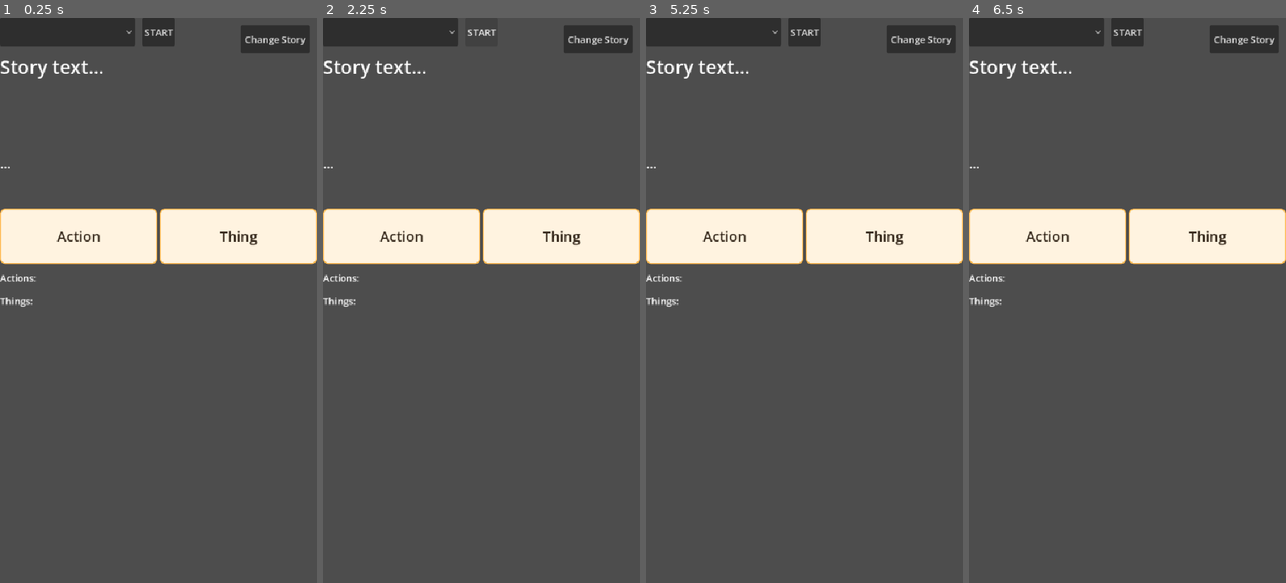
Above: before the commit, frames 1-4 (left to right).
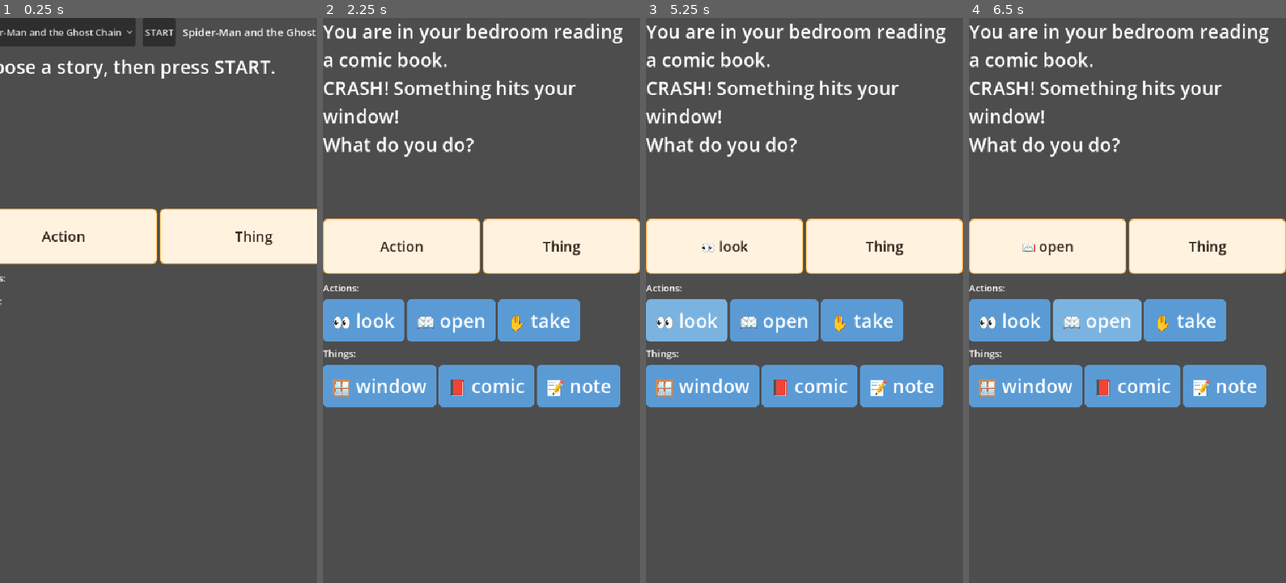
Above: after the commit, the same moments.

Repository: DlaregY/kid-text-adventure
Game: Godot game, scene res://Game.tscn
Same seed, same stepped clock (60 frames per second), same inputs: the game is played once before the commit and once after it.
Inputs (mouse positions are in pixels of both pictures, inside the frame that each line leads up to; where the layout moved, square brackets give the same spot in the first picture):
- Up to frame 1 (0.25 s): no input
- Up to frame 2 (2.25 s): click (373, 29) [389, 29] at 0.5 s; click (373, 29) [389, 29] at 1.25 s; click "START" at 2 s
- Up to frame 3 (5.25 s): click (804, 29) at 2.75 s, where only the run before the commit has a clickable "START"; click (921, 40) at 3.5 s, where only the run before the commit has a clickable "Change Story"; click (921, 40) at 4.25 s, where only the run before the commit has a clickable "Change Story"; click (687, 323) at 5 s, where only the run after the commit has a clickable "👀 look"
- Up to frame 4 (6.5 s): click (1095, 323) at 5.75 s, where only the run after the commit has a clickable "📖 open"

The runs differ from the first frame. In frame 1, 3.1% of the frame differs, in the area x 0-100%, y 0-52%; in frame 2, 24%; in frame 3, 24%, in the area x 0-100%, y 0-69%; in frame 4, 24%.
Error before the commit: Parse Error: Cannot infer the type of "scene_before" variable because the value doesn't have a set type. (res://scripts/Game.gd:320)

Commit message:
Fix type inference error in Game.gd for Godot 4.6.1 export
Co-Authored-By: Claude Opus 4.6 <noreply@anthropic.com>

Diff:
--- a/scripts/Game.gd
+++ b/scripts/Game.gd
@@ -317,7 +317,7 @@
 	if slot3.visible and slot3.token == "":
 		return
 	# All slots filled — brief delay then execute
-	var scene_before := current_scene_id
+	var scene_before: String = current_scene_id
 	await get_tree().create_timer(0.5).timeout
 	if current_scene_id != scene_before:
 		return
